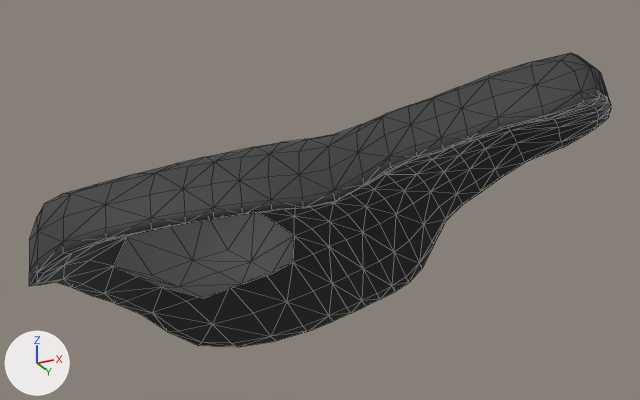
What one commit did to the glTF model models/bmx/sellaBmx.glb.
One viewpoint serves both versions: a 50 mm lens placed at (0.878, -1.887, -0.848), pointed at (-0.065, -0.001, 0.001). Every picture has the same lights, and +X, +Y and +Z are marked at lower left. Mesh edges are drawn as thin lines. Vertices at the same position are counted once.

The first picture shows 'sella'.
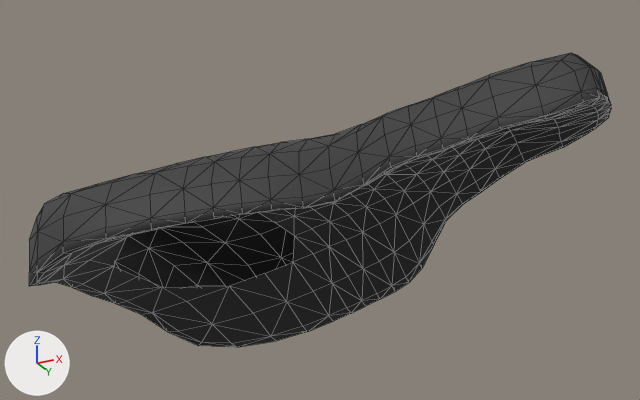
The newer file is also turned or shifted as a whole; pictures and numbers use the older file's frame.

Changed parts and their boxes [x1, y1, x2, y2] in the pictures (640 x 400 px):
part 1 of me_cylinder, deleted: before [114, 212, 294, 298]

Patch to the scene script:
```diff
--- a/models/bmx/sellaBmx.glb.py
+++ b/models/bmx/sellaBmx.glb.py
@@ me_cylinder @@
 # used by ob_sella; location = (0.0, 0.0, 0.0)
-me_cylinder.from_pydata(...)  # 498 vertices, 992 faces; spans x -0.803..0.67, y -0.479..0.479, z -0.243..0.236
-me_cylinder.materials.append(mat_silver)  # grey #9c9c9c
+me_cylinder.from_pydata(...)  # 489 vertices, 964 faces; spans x -0.803..0.67, y -0.479..0.479, z -0.243..0.236
+# me_cylinder part 1
+# 9 vertices are removed from x -0.488..-0.266, y -0.12..0.12, z -0.175..-0.135
+# 28 faces are deleted
 me_cylinder.materials.append(mat_seat)
```
